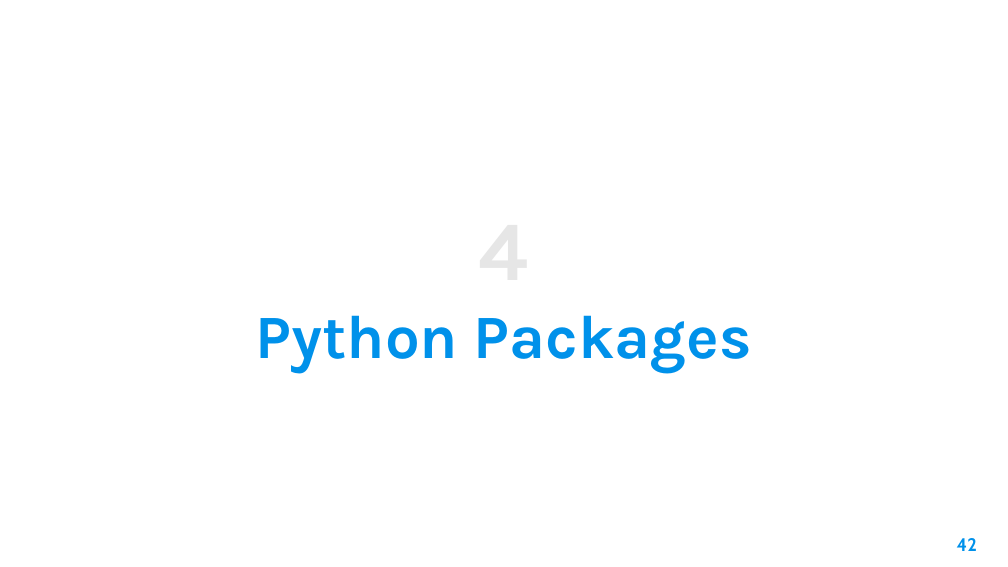
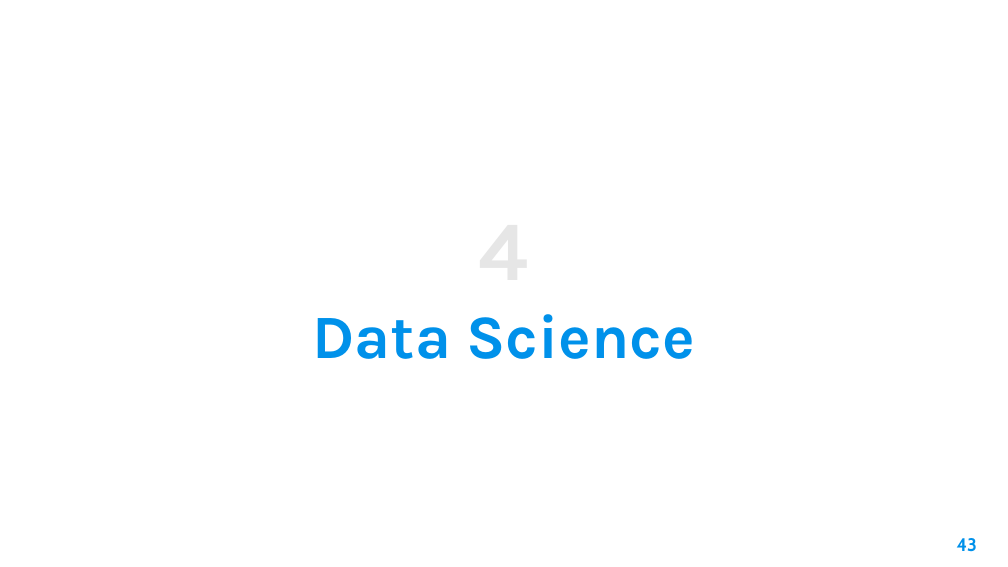
Before and after one commit to AleeRezaa/learn-python, a slide deck: slide 43 of Python.pptx (slide 42 before the commit). Drawn at 1008x567 pixels with LibreOffice and Linux fonts; fonts in the diff are those of the drawing; background and template pictures are left out. Boxes give left, top, right and bottom in pixels: in the first picture for what was removed or moved away, otherwise in the second. Text is boxed around its words. In the diff, an @@ line names an element or a change of style, - is before the commit and + after.

```diff
--- a/Python.pptx
+++ b/Python.pptx
@@ title at (313, 314, 695, 359): text changed @@
-Python Packages
+Data Science
@@ page number at (957, 538, 977, 552): text changed @@
-42
+43
```
Also in this commit, not shown: 8 other slides changed, 6 slides added, 1 slide removed.
